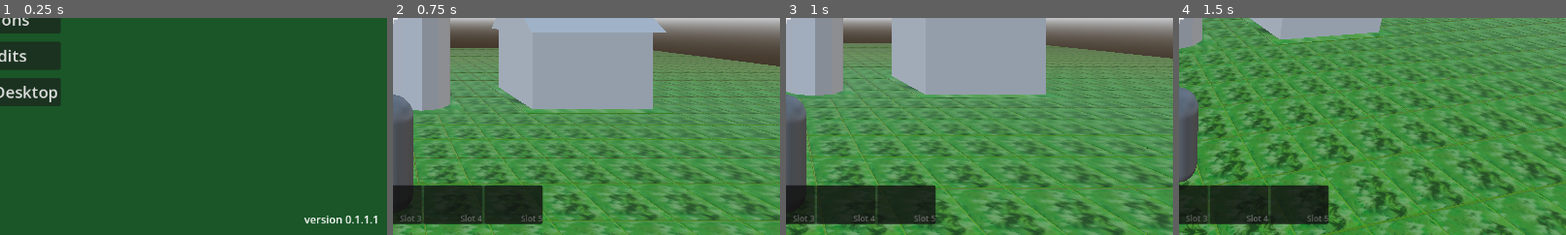
Above: before the commit, frames 1-4 (left to right).
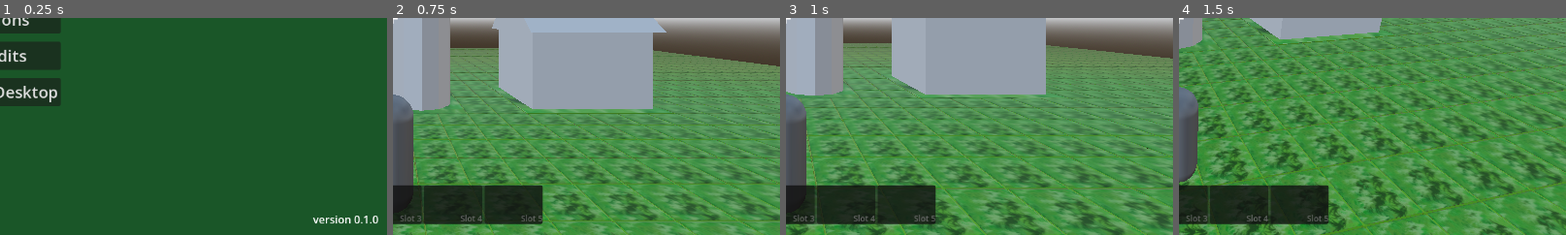
Above: after the commit, the same moments.

Repository: MatGalos/project-agriculural-life
Game: Godot game, scene res://Scenes/UIs/Menus/LaunchMenu/MainMenu.tscn
Two runs of this game, one before a commit and one after it. Both use one fixed random seed, a clock stepped at 60 frames per second and the inputs below.
Inputs (mouse positions are % of the whole screen's width and height, from its top left):
- Up to frame 1 (0.25 s): no input
- Up to frame 2 (0.75 s): click "Start the game" at 0.5 s
- Up to frame 3 (1 s): no input
- Up to frame 4 (1.5 s): tap Enter at 1.25 s; move the mouse to (55, 50) at 1.27 s; hold W (move_forward) from 1.28 s (still down); tap 1 (hotbar_slot_1) at 1.35 s
The pictures show only the part of the screen within x 50-100%, y 50-100%; the shares and areas given below are measured in that part.

The runs differ from the first frame. In frame 1, 0.4% of the frame differs, in the area x 78-98%, y 91-95%; in frame 2, nothing differs; in frame 3, nothing differs; in frame 4, nothing differs.

Commit message:
Implemented watering can

Diff:
--- a/project.godot
+++ b/project.godot
@@ -11,7 +11,7 @@
 [application]
 
 config/name="Project_Agricultural_life"
-config/version="0.1.1.1"
+config/version="0.1.0"
 run/main_scene="uid://bg2wnf0pafkqt"
 config/features=PackedStringArray("4.6", "Forward Plus")
 config/icon="res://Assets/Icons/AppIcons/icon.svg"
Binary file added: Assets/Icons/Items/Tools/WateringCan.png
Not shown, added: Assets/Icons/Items/Tools/WateringCan.png.import
Binary file added: Assets/Models/Tools/WateringCan.glb
Not shown, added: Assets/Models/Tools/WateringCan.glb.import
Not shown, changed: README.md
